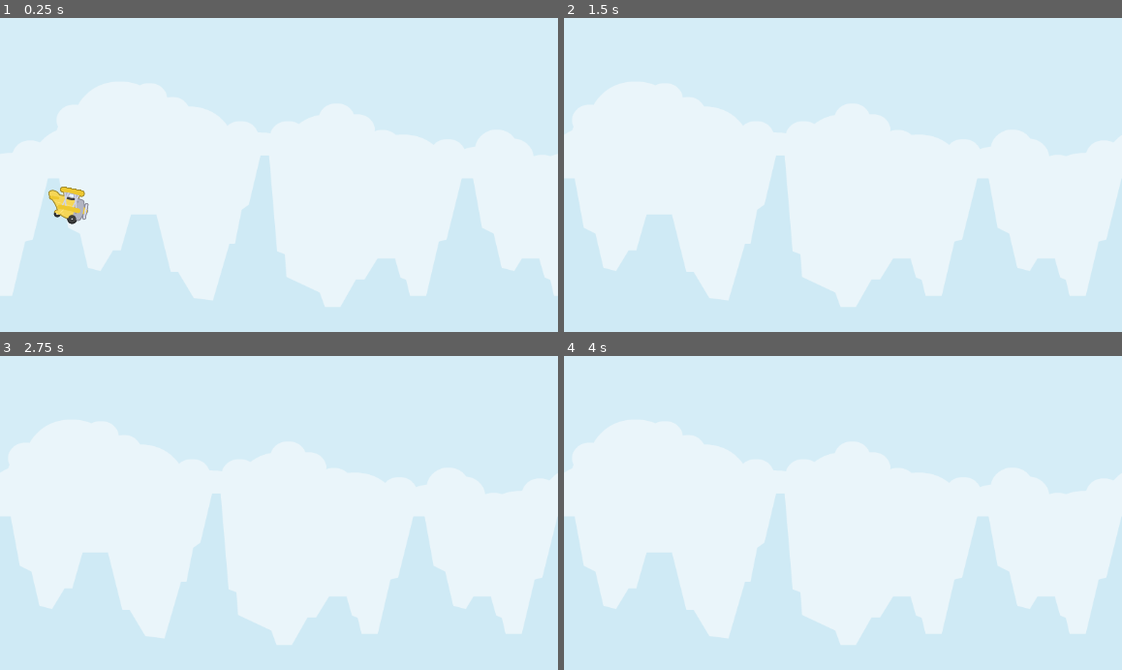
Above: before the commit, frames 1-4 (two rows, left to right).
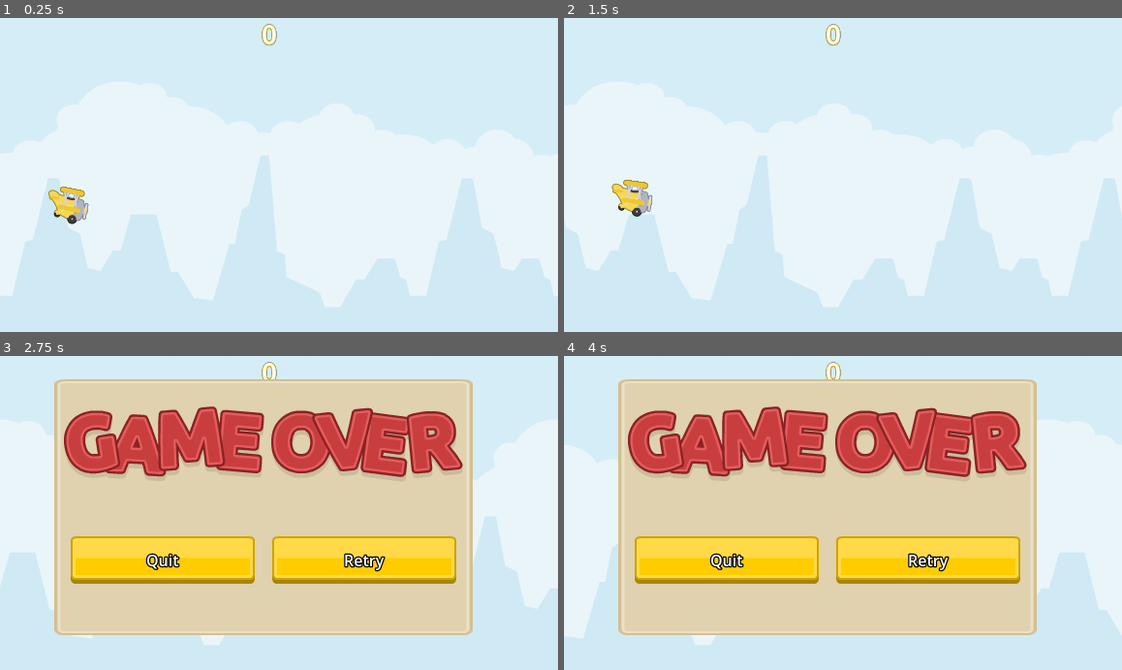
Above: after the commit, the same moments.

Repository: Chenredfish/TappyPlane
Game: Godot game, scene res://main.tscn
Same seed, same stepped clock (60 frames per second), same inputs: the game is played once before the commit and once after it.
Inputs (mouse positions are in pixels of both pictures, inside the frame that each line leads up to):
- Up to frame 1 (0.25 s): no input
- Up to frame 2 (1.5 s): tap Space (flap) at 0.77, 1.07 s; click (926, 222) at 1.25 s, where only the run after the commit has a clickable "Retry"
- Up to frame 3 (2.75 s): tap Space (flap) at 2.27, 2.57 s
- Up to frame 4 (4 s): click (926, 560) at 2.75 s, where only the run after the commit has a clickable "Retry"

The runs differ from the first frame. In frame 1, 0.1% of the frame differs, in the area x 46-50%, y 1-9%; in frame 2, 9.7%; in frame 3, 64%; in frame 4, 66%, in the area x 0-100%, y 1-92%.

Commit message:
新增quit和retry

Diff:
--- a/main.gd
+++ b/main.gd
@@ -9,6 +9,7 @@
 
 
 var s_rock = preload("res://src/entities/rock.tscn") #返回路徑，可以從場景那裡拖出來
+var s_plane = preload("res://src/entities/plane.tscn")
 var current_score :int = 0
 
 var score_timer:Timer = Timer.new()
@@ -22,9 +23,25 @@
 	self.add_child(timer)
 	timer.start()
 	score_timer.timeout.connect(_on_score_timer_timeout)
+	self.add_child(score_timer)
+	new_game()
+
+func new_game()->void:
+	if not plane:
+		plane = s_plane.instantiate()
+		plane.position = Vector2(70, 177)
+		plane.scale = Vector2(0.5,0.5)
+		self.add_child(plane)
+
+
+
+	current_score = 0
+	game_form.update_socre_display(current_score)
+
 	score_timer.wait_time = 1
-	self.add_child(score_timer)
 	score_timer.start()
+	game_form.retry_game()
+	get_tree().paused = false
 
 # Called every frame. 'delta' is the elapsed time since the previous frame.
 func _process(delta):
@@ -52,7 +69,8 @@
 	for rock in get_tree().get_nodes_in_group("rock"):
 		rock.queue_free()
 
-	print("game over")
+	game_form.game_over()
+	#print("game over")
 
 
 
@@ -68,3 +86,11 @@
 func _on_score_timer_timeout()->void:
 	current_score +=1
 	game_form.update_socre_display(current_score)
+
+
+func _on_game_form_quit_pressed():
+	get_tree().quit()
+
+
+func _on_game_form_retry_pressed():
+	new_game()
--- a/main.tscn
+++ b/main.tscn
@@ -29,3 +29,7 @@
 
 [node name="GameForm" parent="." instance=ExtResource("5_euur8")]
 unique_name_in_owner = true
+process_mode = 3
+
+[connection signal="quit_pressed" from="GameForm" to="." method="_on_game_form_quit_pressed"]
+[connection signal="retry_pressed" from="GameForm" to="." method="_on_game_form_retry_pressed"]
--- a/src/widgets/game_form.gd
+++ b/src/widgets/game_form.gd
@@ -1,6 +1,8 @@
 extends Control
 
 @onready var score_container = %ScoreContainer
+@onready var w_game_over_popup = $w_game_over_popup
+
 
 var number_texture:=[
 	preload("res://assets/textures/widgets/numbers/number0.png"),
@@ -14,6 +16,20 @@
 	preload("res://assets/textures/widgets/numbers/number8.png"),
 	preload("res://assets/textures/widgets/numbers/number9.png"),
 ]
+
+signal quit_pressed
+signal retry_pressed
+
+func _ready():
+	w_game_over_popup.hide()
+
+#重開遊戲
+func retry_game():
+	w_game_over_popup.hide()
+
+#遊戲結束
+func game_over():
+	w_game_over_popup.show()
 
 func update_socre_display(current_score:int)->void:
 	var score_str:String = str(current_score)
@@ -29,3 +45,11 @@
 			digit_spirit = score_container.get_child(i) #調整第幾位的數字
 
 		digit_spirit.texture = number_texture[digit] #將照片放入，也就是上面的調整數字
+
+
+func _on_btm_quit_pressed():
+	quit_pressed.emit()
+
+
+func _on_btn_retry_pressed():
+	retry_pressed.emit()
--- a/src/widgets/game_form.tscn
+++ b/src/widgets/game_form.tscn
@@ -1,6 +1,17 @@
-[gd_scene load_steps=2 format=3 uid="uid://dqtgj3j6gessf"]
+[gd_scene load_steps=7 format=3 uid="uid://dqtgj3j6gessf"]
 
 [ext_resource type="Script" path="res://src/widgets/game_form.gd" id="1_7wh2n"]
+[ext_resource type="Texture2D" uid="uid://di0c62wqxxpxk" path="res://assets/textures/widgets/others/UIbg.png" id="2_84y0u"]
+[ext_resource type="Texture2D" uid="uid://d4j0h4k5bw6va" path="res://assets/textures/widgets/others/textGameOver.png" id="3_ii7x7"]
+[ext_resource type="Texture2D" uid="uid://cf4urcy4ejis2" path="res://assets/textures/widgets/others/yellow_button00.png" id="4_v8ll0"]
+
+[sub_resource type="LabelSettings" id="LabelSettings_6sj6p"]
+outline_size = 5
+outline_color = Color(0, 0, 0, 1)
+
+[sub_resource type="LabelSettings" id="LabelSettings_uoutj"]
+outline_size = 5
+outline_color = Color(0, 0, 0, 1)
 
 [node name="GameForm" type="Control"]
 layout_mode = 3
@@ -30,3 +41,75 @@
 grow_horizontal = 2
 grow_vertical = 2
 scale = Vector2(0.3, 0.3)
+
+[node name="w_game_over_popup" type="MarginContainer" parent="."]
+layout_mode = 1
+anchors_preset = 1
+anchor_left = 1.0
+anchor_right = 1.0
+offset_left = -200.0
+offset_top = -28.0
+offset_right = 232.0
+offset_bottom = 236.0
+grow_horizontal = 0
+
+[node name="TextureRect" type="TextureRect" parent="w_game_over_popup"]
+layout_mode = 2
+texture = ExtResource("2_84y0u")
+
+[node name="MarginContainer" type="MarginContainer" parent="w_game_over_popup"]
+layout_mode = 2
+theme_override_constants/margin_left = 10
+theme_override_constants/margin_top = 10
+theme_override_constants/margin_right = 10
+theme_override_constants/margin_bottom = 20
+
+[node name="VBoxContainer" type="VBoxContainer" parent="w_game_over_popup/MarginContainer"]
+layout_mode = 2
+size_flags_horizontal = 0
+
+[node name="TextureRect" type="TextureRect" parent="w_game_over_popup/MarginContainer/VBoxContainer"]
+layout_mode = 2
+size_flags_vertical = 6
+texture = ExtResource("3_ii7x7")
+
+[node name="HBoxContainer" type="HBoxContainer" parent="w_game_over_popup/MarginContainer/VBoxContainer"]
+layout_mode = 2
+size_flags_vertical = 6
+
+[node name="btm_quit" type="TextureButton" parent="w_game_over_popup/MarginContainer/VBoxContainer/HBoxContainer"]
+layout_mode = 2
+size_flags_horizontal = 6
+texture_normal = ExtResource("4_v8ll0")
+
+[node name="Label" type="Label" parent="w_game_over_popup/MarginContainer/VBoxContainer/HBoxContainer/btm_quit"]
+layout_mode = 1
+anchors_preset = 15
+anchor_right = 1.0
+anchor_bottom = 1.0
+grow_horizontal = 2
+grow_vertical = 2
+text = "Quit"
+label_settings = SubResource("LabelSettings_6sj6p")
+horizontal_alignment = 1
+vertical_alignment = 1
+
+[node name="btn_retry" type="TextureButton" parent="w_game_over_popup/MarginContainer/VBoxContainer/HBoxContainer"]
+layout_mode = 2
+size_flags_horizontal = 6
+texture_normal = ExtResource("4_v8ll0")
+
+[node name="Label2" type="Label" parent="w_game_over_popup/MarginContainer/VBoxContainer/HBoxContainer/btn_retry"]
+layout_mode = 1
+anchors_preset = 15
+anchor_right = 1.0
+anchor_bottom = 1.0
+grow_horizontal = 2
+grow_vertical = 2
+text = "Retry"
+label_settings = SubResource("LabelSettings_uoutj")
+horizontal_alignment = 1
+vertical_alignment = 1
+
+[connection signal="pressed" from="w_game_over_popup/MarginContainer/VBoxContainer/HBoxContainer/btm_quit" to="." method="_on_btm_quit_pressed"]
+[connection signal="pressed" from="w_game_over_popup/MarginContainer/VBoxContainer/HBoxContainer/btn_retry" to="." method="_on_btn_retry_pressed"]
